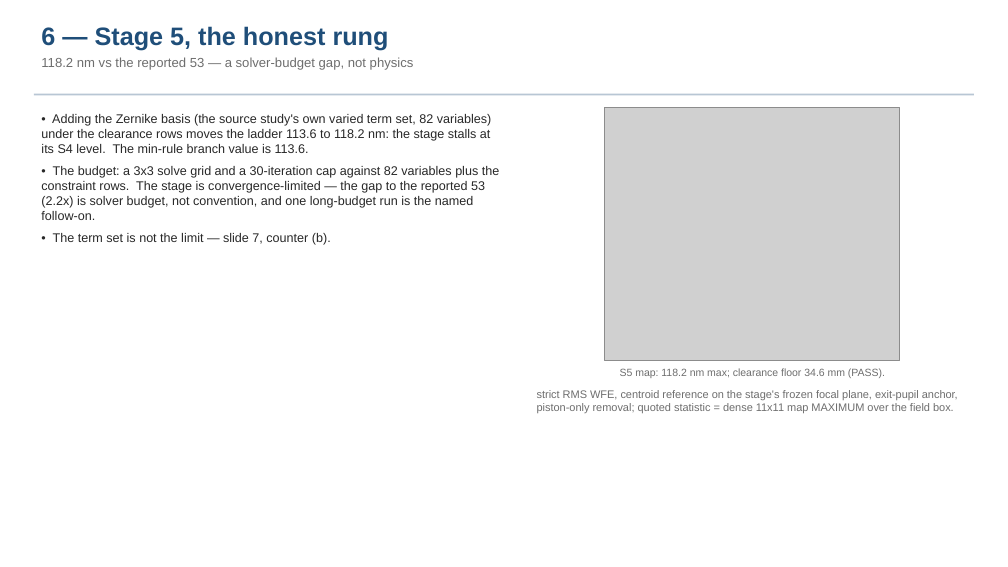
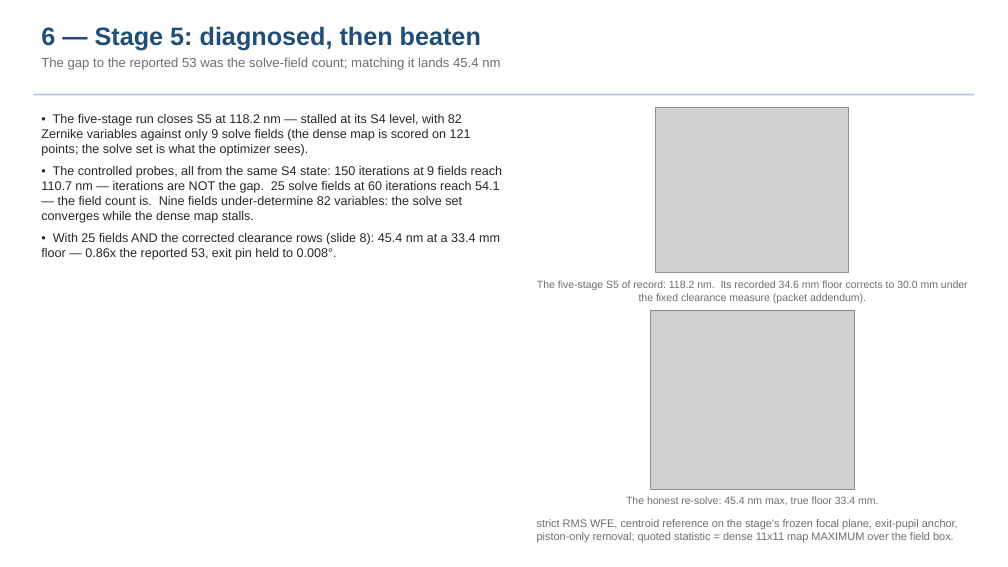
Before and after one commit to nasa-jpl/MACOS_resources, a slide deck: slide 7 of mmacos/challenges/rodgers3/deck_rodgers3.pptx. Drawn at 1008x567 pixels with LibreOffice and Linux fonts; fonts in the diff are those of the drawing; grey boxes stand for pictures. Boxes give left, top, right and bottom in pixels: in the first picture for what was removed or moved away, otherwise in the second. Text is boxed around its words. In the diff, an @@ line names an element or a change of style, - is before the commit and + after.

```diff
--- a/mmacos/challenges/rodgers3/deck_rodgers3.pptx
+++ b/mmacos/challenges/rodgers3/deck_rodgers3.pptx
@@ text at [41, 26, 500, 70]: text changed @@
-6 — Stage 5, the honest rung
-118.2 nm vs the reported 53 — a solver-budget gap, not physics
+6 — Stage 5: diagnosed, then beaten
+The gap to the reported 53 was the solve-field count; matching it lands 45.4 nm
@@ text at [41, 114, 502, 260]: text changed @@
-• Adding the Zernike basis (the source study's own varied term set, 82 variables) under the clearance rows moves the ladder 113.6 to 118.2 nm: the stage stalls at its S4 level. The min-rule branch value is 113.6.
-• The budget: a 3x3 solve grid and a 30-iteration cap against 82 variables plus the constraint rows. The stage is convergence-limited — the gap to the reported 53 (2.2x) is solver budget, not convention, and one long-budget run is the named follow-on.
-• The term set is not the limit — slide 7, counter (b).
+• The five-stage run closes S5 at 118.2 nm — stalled at its S4 level, with 82 Zernike variables against only 9 solve fields (the dense map is scored on 121 points; the solve set is what the optimizer sees).
+• The controlled probes, all from the same S4 state: 150 iterations at 9 fields reach 110.7 nm — iterations are NOT the gap. 25 solve fields at 60 iterations reach 54.1 — the field count is. Nine fields under-determine 82 variables: the solve set converges while the dense map stalls.
+• With 25 fields AND the corrected clearance rows (slide 8): 45.4 nm at a 33.4 mm floor — 0.86x the reported 53, exit pin held to 0.008°.
@@ picture: place and size @@
-picture at [605, 107, 900, 361]
+picture at [656, 107, 848, 273]
@@ text at [537, 280, 968, 303]: text changed @@
-S5 map: 118.2 nm max; clearance floor 34.6 mm (PASS).
+The five-stage S5 of record: 118.2 nm. Its recorded 34.6 mm floor corrects to 30.0 mm under the fixed clearance measure (packet addendum).
@@ picture added at [650, 310, 854, 489] @@
@@ text added at [626, 496, 878, 505], 10 pt, text #6E6E6E @@
+The honest re-solve: 45.4 nm max, true floor 33.4 mm.
@@ text "strict RMS WFE, centroid reference ...": place and size @@
-text "strict RMS WFE, centroid reference ..." at [537, 390, 958, 413]
+text "strict RMS WFE, centroid reference ..." at [537, 519, 958, 542]
```
Also in this commit, not shown: 2 other slides changed, 8 other files.
